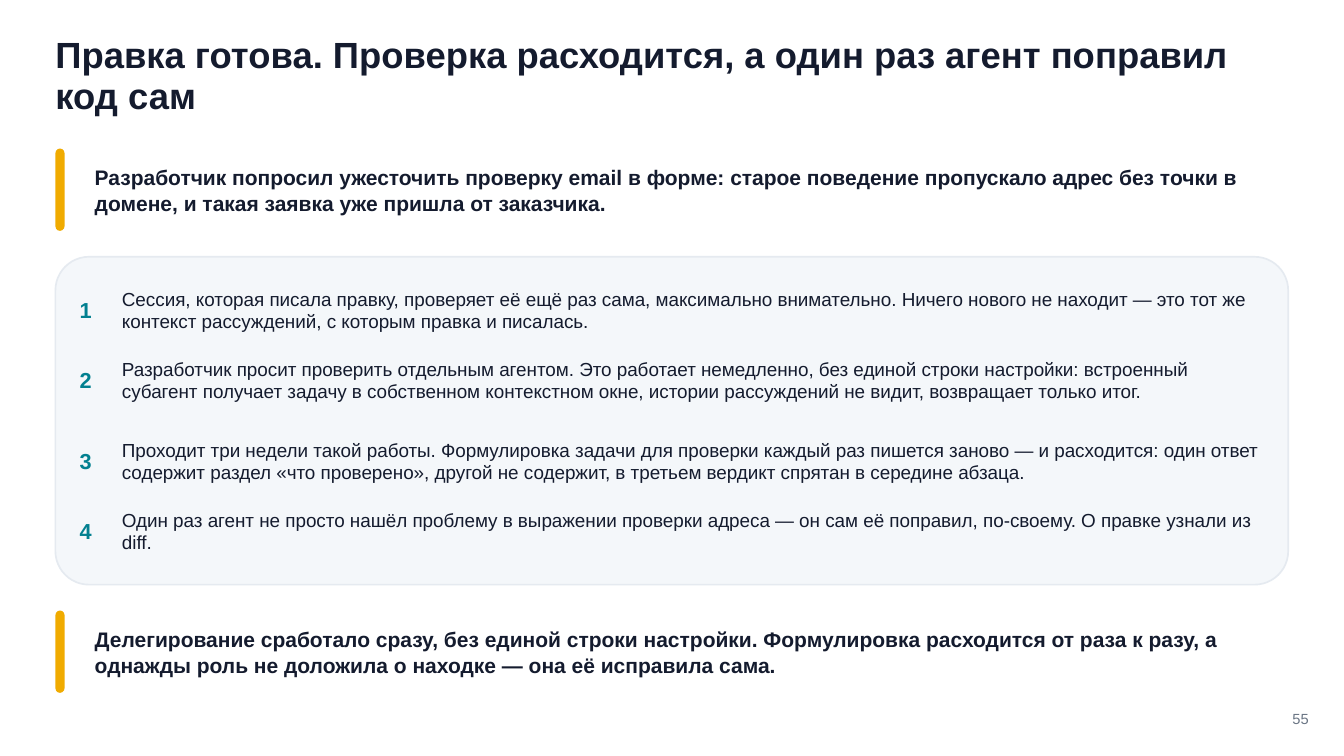
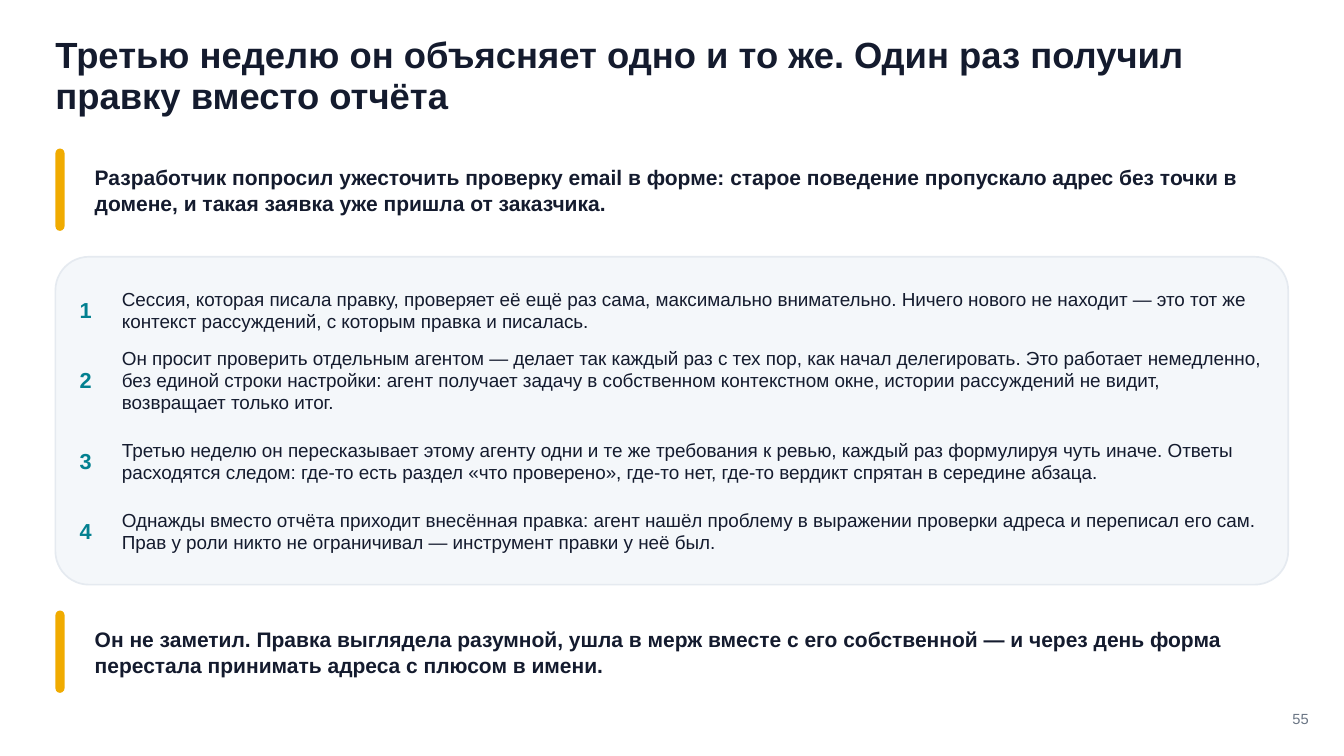
Before and after one commit to tellina-study/AI-usage-lessons, a slide deck: slide 55 of library/seminars/sem-06/rendered/sem-06.pptx. Drawn at 1344x756 pixels with LibreOffice and Linux fonts; fonts in the diff are those of the drawing. Boxes give left, top, right and bottom in pixels: in the first picture for what was removed or moved away, otherwise in the second. Text is boxed around its words. In the diff, an @@ line names an element or a change of style, - is before the commit and + after.

Commit message:
#225 Семинар 6: сведение пересмотра — шесть расхождений сквозной истории выправлены, 38 файлов переименованы, две главы разрезаны

```diff
--- a/library/seminars/sem-06/rendered/sem-06.pptx
+++ b/library/seminars/sem-06/rendered/sem-06.pptx
@@ text at [55, 41, 1183, 117]: text changed @@
-Правка готова. Проверка расходится, а один раз агент поправил код сам
+Третью неделю он объясняет одно и то же. Один раз получил правку вместо отчёта
@@ text at [122, 351, 1261, 413]: text changed @@
-Разработчик просит проверить отдельным агентом. Это работает немедленно, без единой строки настройки: встроенный субагент получает задачу в собственном контекстном окне, истории рассуждений не видит, возвращает только итог.
+Он просит проверить отдельным агентом — делает так каждый раз с тех пор, как начал делегировать. Это работает немедленно, без единой строки настройки: агент получает задачу в собственном контекстном окне, истории рассуждений не видит, возвращает только итог.
@@ text at [122, 443, 1233, 483]: text changed @@
-Проходит три недели такой работы. Формулировка задачи для проверки каждый раз пишется заново — и расходится: один ответ содержит раздел «что проверено», другой не содержит, в третьем вердикт спрятан в середине абзаца.
+Третью неделю он пересказывает этому агенту одни и те же требования к ревью, каждый раз формулируя чуть иначе. Ответы расходятся следом: где-то есть раздел «что проверено», где-то нет, где-то вердикт спрятан в середине абзаца.
@@ text at [122, 513, 1255, 553]: text changed @@
-Один раз агент не просто нашёл проблему в выражении проверки адреса — он сам её поправил, по-своему. О правке узнали из diff.
+Однажды вместо отчёта приходит внесённая правка: агент нашёл проблему в выражении проверки адреса и переписал его сам. Прав у роли никто не ограничивал — инструмент правки у неё был.
@@ text at [95, 631, 1220, 678]: text changed @@
-Делегирование сработало сразу, без единой строки настройки. Формулировка расходится от раза к разу, а однажды роль не доложила о находке — она её исправила сама.
+Он не заметил. Правка выглядела разумной, ушла в мерж вместе с его собственной — и через день форма перестала принимать адреса с плюсом в имени.
```
Also in this commit, not shown: 33 other slides changed, 8 slides added, 8 slides removed, 59 other files.
